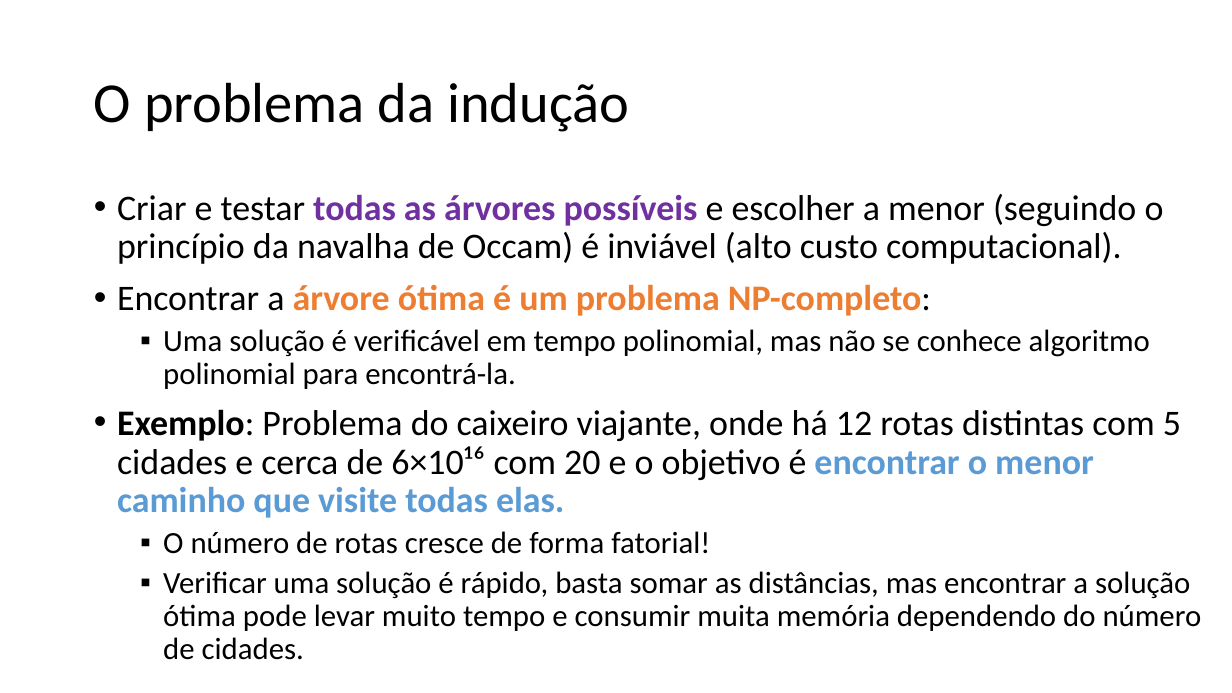
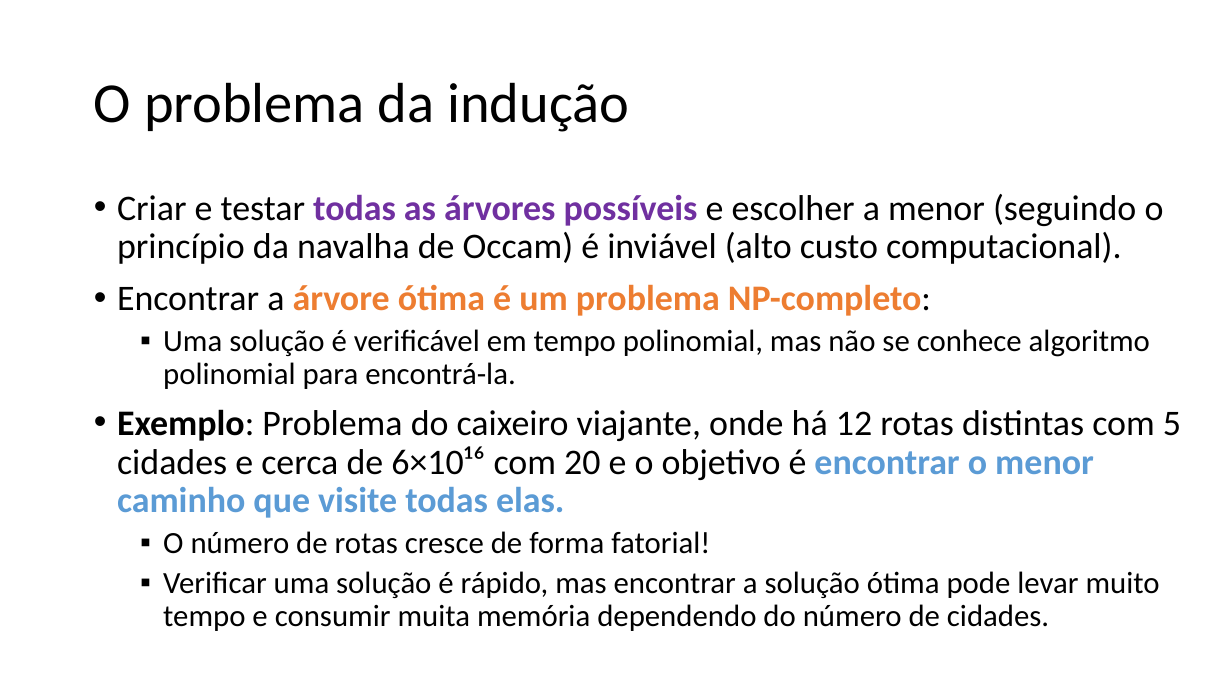
Before and after one commit to zz4fap/c24_inteligencia_artificial, a slide deck: slide 14 of slides/C24_Árvores_de_decisão.pptx. Drawn at 1232x693 pixels with LibreOffice and Linux fonts; fonts in the diff are those of the drawing. Boxes give left, top, right and bottom in pixels: in the first picture for what was removed or moved away, otherwise in the second. Text is boxed around its words. In the diff, an @@ line names an element or a change of style, - is before the commit and + after.

```diff
--- a/slides/C24_Árvores_de_decisão.pptx
+++ b/slides/C24_Árvores_de_decisão.pptx
@@ text at box(163, 571, 1160, 631): text changed @@
-  ▪ Verificar uma solução é rápido, basta somar as distâncias, mas encontrar a solução ótima pode levar muito tempo e consumir muita memória dependendo do número de cidades.
+  ▪ Verificar uma solução é rápido, mas encontrar a solução ótima pode levar muito tempo e consumir muita memória dependendo do número de cidades.
```
Also in this commit, not shown: 2 other slides changed.
